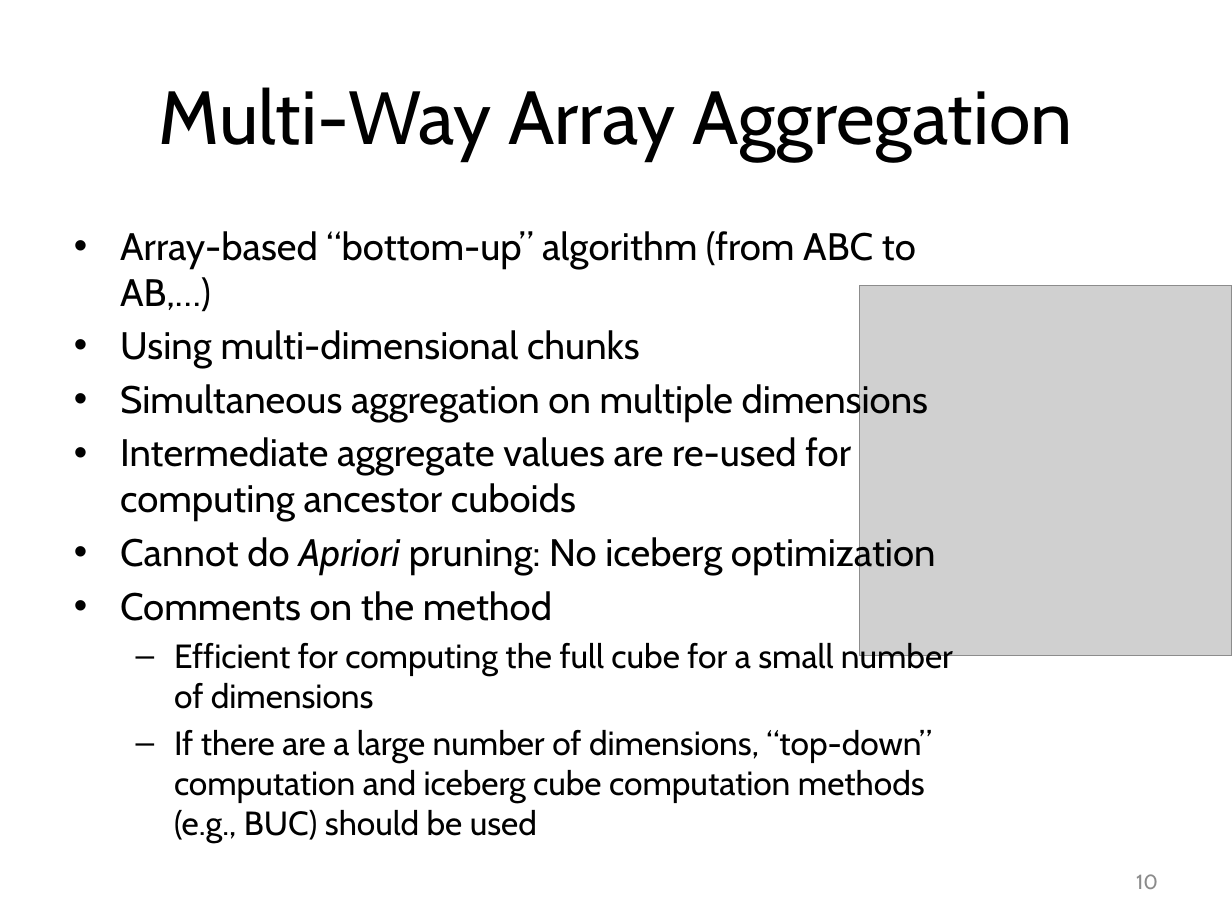
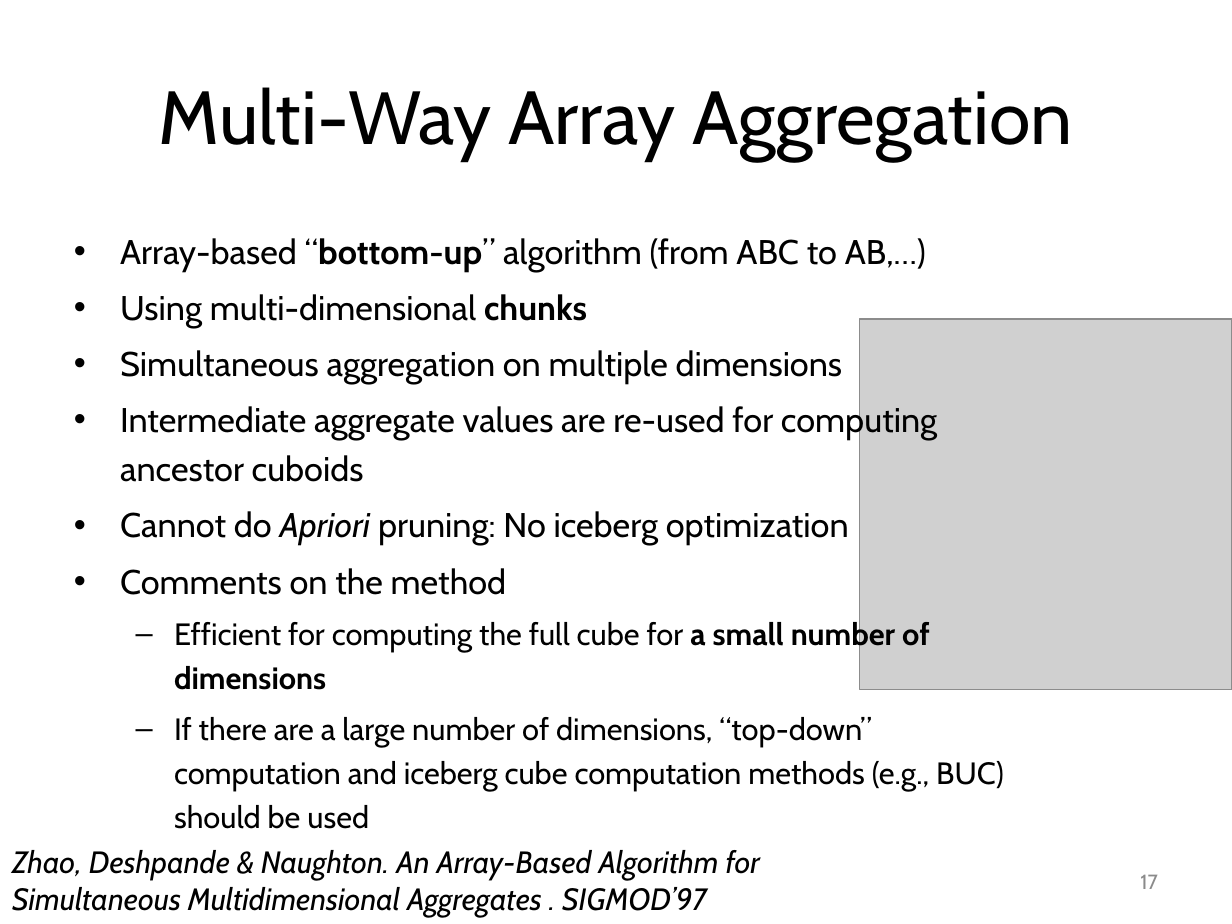
Before and after one commit to mjiang89/mjiang89.github.io, a slide deck: slide 17 of teaching/CS412Summer17-Chapter5.pptx (slide 10 before the commit). Drawn at 1232x924 pixels with LibreOffice and Linux fonts; fonts in the diff are those of the drawing; grey boxes stand for pictures. Boxes give left, top, right and bottom in pixels: in the first picture for what was removed or moved away, otherwise in the second. Text is boxed around its words. In the diff, an @@ line names an element or a change of style, - is before the commit and + after.

```diff
--- a/teaching/CS412Summer17-Chapter5.pptx
+++ b/teaching/CS412Summer17-Chapter5.pptx
@@ text "Array-based “bottom-up” algorithm (from ABC ..." at box(120, 238, 1004, 829): size 22.4 to 20 pt in "Array-based “bottom-up” algorithm (from ABC to AB,…)", "Using multi-dimensional chunks", "Simultaneous aggregation on multiple dimensions", "Intermediate aggregate values are re-used for computing ..." and 2 more places; bold on in "“bottom-up”", "chunks", "a small number of dimensions"; size 19.6 to 18 pt in "Efficient for computing the full cube for ...", "If there are a large number of ..."; line spacing 1 to 1.2 @@
@@ picture: place and size @@
-picture at box(860, 286, 1232, 657)
+picture at box(860, 319, 1232, 690)
@@ text added at box(12, 850, 760, 917), 18 pt, text #000000, italic @@
+Zhao, Deshpande & Naughton. An Array-Based Algorithm for Simultaneous Multidimensional Aggregates . SIGMOD’97
@@ page number at box(1140, 874, 1158, 889): text changed @@
-10
+17
```
Also in this commit, not shown: 19 other slides changed, 6 slides added, 3 slides removed, 4 other files.
